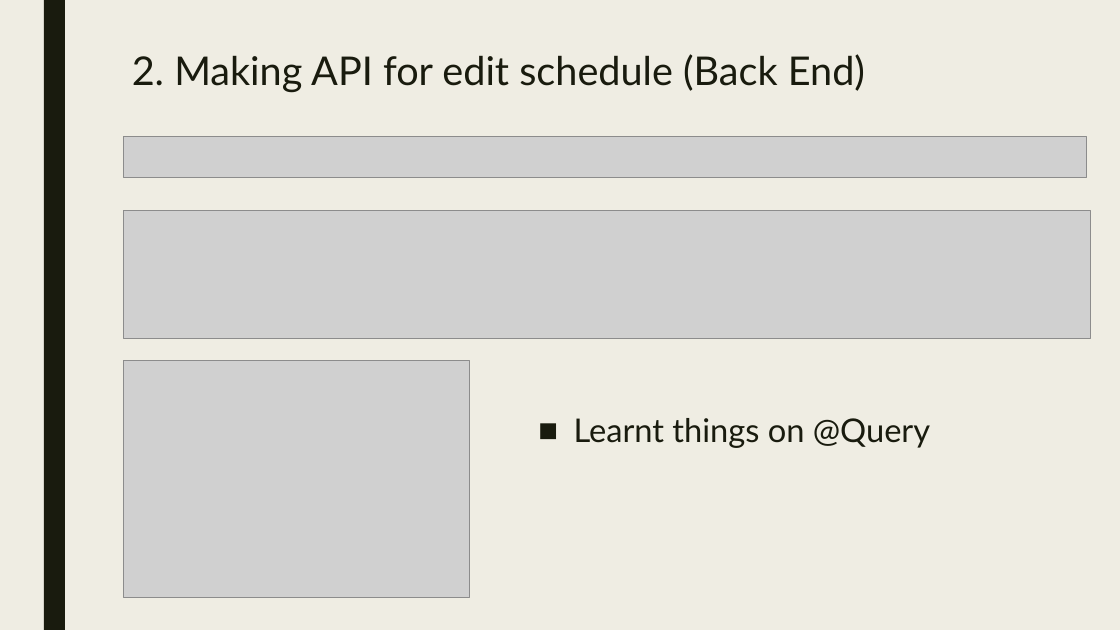
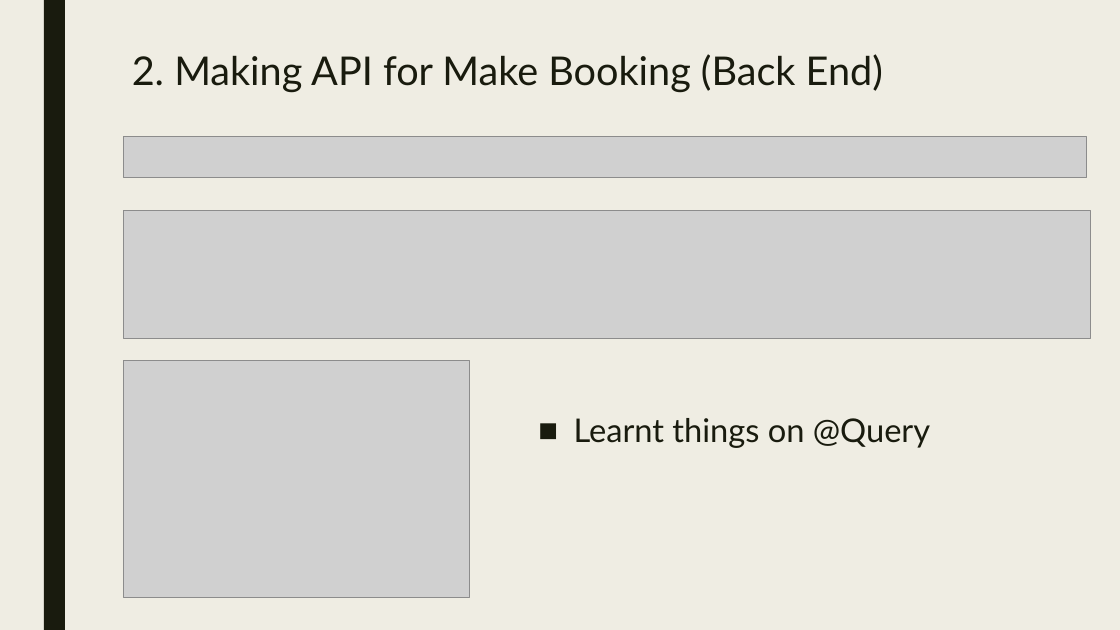
Before and after one commit to RMIT-SEPT/majorproject-5-wed-16-30-6, a slide deck: slide 5 of docs/Presentation/milestone3_presentation.pptx. Drawn at 1120x630 pixels with LibreOffice and Linux fonts; fonts in the diff are those of the drawing; grey boxes stand for pictures. Boxes give left, top, right and bottom in pixels: in the first picture for what was removed or moved away, otherwise in the second. Text is boxed around its words. In the diff, an @@ line names an element or a change of style, - is before the commit and + after.

```diff
--- a/docs/Presentation/milestone3_presentation.pptx
+++ b/docs/Presentation/milestone3_presentation.pptx
@@ text at [132,54,883,93]: text changed @@
-2. Making API for edit schedule (Back End)
+2. Making API for Make Booking (Back End)
```
Also in this commit, not shown: 1 other slide changed, 2 other files.
